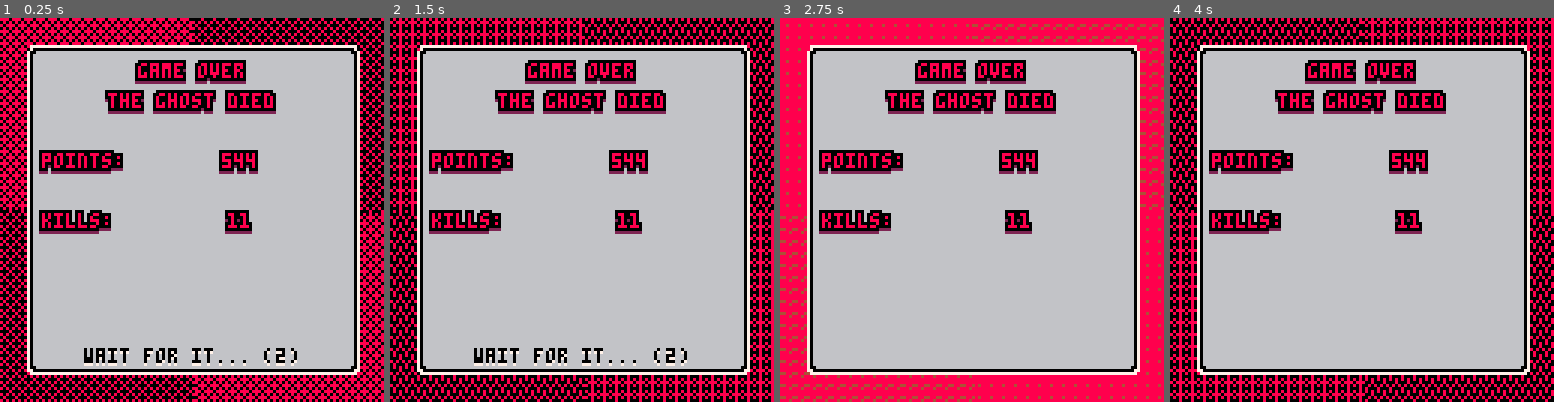
Above: before the commit, frames 1-4 (left to right).
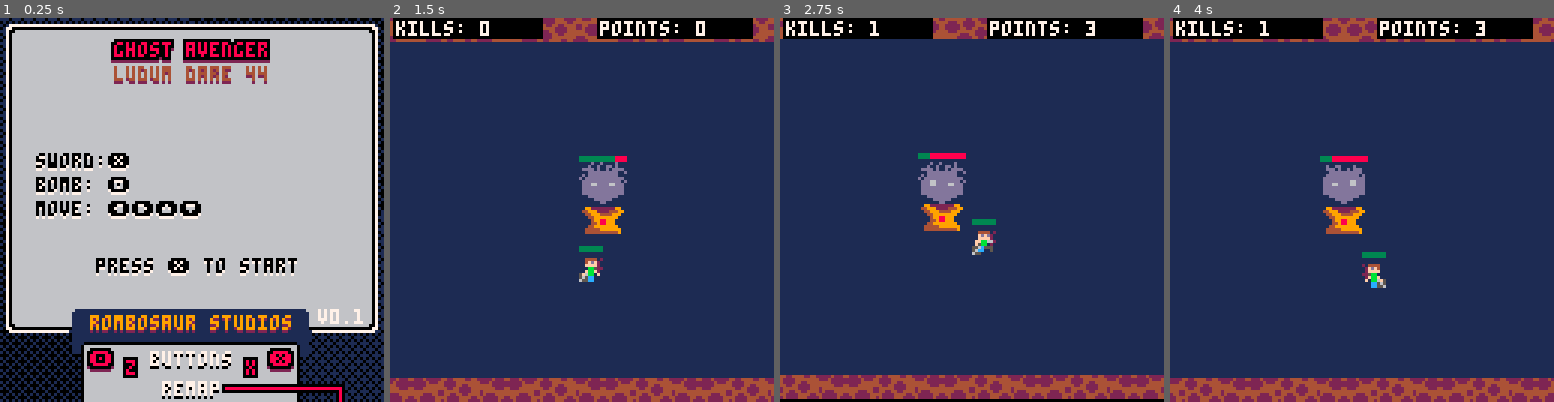
Above: after the commit, the same moments.

Repository: Rombusevil/ld44-ghost-avenger
Game: PICO-8 cartridge ld44.p8
The game is run twice, just before and just after one commit, with the same random seed, the same clock (stepped at 60 frames per second) and the same inputs.
Inputs (mouse positions are in pixels of both pictures, inside the frame that each line leads up to):
- Up to frame 1 (0.25 s): no input
- Up to frame 2 (1.5 s): tap X (X key) at 0.33, 1.07 s; click (670, 121) at 0.67 s; tap O (Z key) at 0.7 s; click (436, 267) at 1.22 s
- Up to frame 3 (2.75 s): hold Right 1.6-2.1 s; tap O (Z key) at 1.7, 2.1, 2.5 s; click (887, 114) at 1.77 s; tap X (X key) at 1.85 s; hold Up 2.15-2.42 s; click (952, 259) at 2.32 s; hold Right from 2.47 s (still down)
- Up to frame 4 (4 s): click (1404, 106) at 2.87 s; tap O (Z key) at 2.9, 3.3, 3.7 s; tap X (X key) at 2.97 s; release Right at 3.03 s; hold Left 3.08-3.58 s; click (1465, 256) at 3.42 s; hold Down 3.63-3.97 s; click (1231, 102) at 3.97 s

The runs differ from the first frame. In frame 1, 47% of the frame differs, in the area x 0-100%, y 0-100%; in frame 2, 98%; in frame 3, 99%; in frame 4, 98%.

Commit message:
Some sfx

Diff:
--- a/game_state.lua
+++ b/game_state.lua
@@ -130,11 +130,12 @@
                     end
 
                     g:hurt(g.mhealth/4)
-                    -- TODO: explosion sound
+                    sfx(6)
                 end
             end
 
             if btnp(5) then -- "X"
+                if(not e.atk)sfx(3)
                 e.atk=true
                 e.swrd:atk()
                 e:set_anim(3) -- attack
@@ -173,6 +174,7 @@
             if not self.flickerer.is_flickering then
                 e:flicker(10)
                 if(e.health>0)e.health-=dmg
+                sfx(1)
             end
         end
 
@@ -220,6 +222,7 @@
             if not self.flickerer.is_flickering then
                 e:flicker(4)
                 if(e.health>0)e.health-=dmg
+                sfx(2)
             end
         end
 
@@ -260,6 +263,7 @@
                 bt+=1
                 ct+=1
                 p+=3
+                sfx(4)
                 return
             end
 
@@ -343,6 +347,7 @@
             if d > 99 or not self.flickerer.is_flickering then
                 e:flicker(15)
                 e.hp-=d
+                sfx(5)
             end
         end
 
@@ -389,6 +394,7 @@
                 if e.tick > fq then
                     if e.f == 0 then
                         local z=zombie(x+8,y+8,h,g) add(updas,z) add(draws,z)
+                        sfx(0)
                     end
 
                     e.f=1
@@ -415,6 +421,7 @@
         function e:hurt(d)
             e:flicker(3)
             e.health-=d
+            sfx(5)
         end
 
         function e:freeze(flag)
@@ -453,6 +460,7 @@
                     z:hurt(100)
                 end
                 e.kill=true -- defer killing to next tick
+                sfx(6)
             end
         end
 
@@ -489,6 +497,7 @@
                     del(draws, e)
                     del(clos, e)
                     p+=50
+                    sfx(8)
                 end
             end
 
@@ -502,6 +511,7 @@
                     s:freeze(true)
                 end
                 e:flicker(e.expiry)
+                sfx(7)
             end
         end
 
--- a/ld44.p8
+++ b/ld44.p8
@@ -1,5 +1,5 @@
 pico-8 cartridge // http://www.pico-8.com
-version 15
+version 16
 __lua__
 -- made with super-fast-framework
 
@@ -448,9 +448,11 @@
                         z:hurt(100)
                     end
                     g:hurt(g.mhealth/4)
+                    sfx(6)
                 end
             end
             if btnp(5) then
+                if(not e.atk)sfx(3)
                 e.atk=true
                 e.swrd:atk()
                 e:set_anim(3)
@@ -481,6 +483,7 @@
             if not self.flickerer.is_flickering then
                 e:flicker(10)
                 if(e.health>0)e.health-=dmg
+                sfx(1)
             end
         end
         return e
@@ -519,6 +522,7 @@
             if not self.flickerer.is_flickering then
                 e:flicker(4)
                 if(e.health>0)e.health-=dmg
+                sfx(2)
             end
         end
         return e
@@ -552,6 +556,7 @@
                 bt+=1
                 ct+=1
                 p+=3
+                sfx(4)
                 return
             end
             if not e.fr then
@@ -619,6 +624,7 @@
             if d > 99 or not self.flickerer.is_flickering then
                 e:flicker(15)
                 e.hp-=d
+                sfx(5)
             end
         end
         function e:freeze(flag)
@@ -654,6 +660,7 @@
                 if e.tick > fq then
                     if e.f == 0 then
                         local z=zombie(x+8,y+8,h,g) add(updas,z) add(draws,z)
+                        sfx(0)
                     end
                     e.f=1
                     if e.tick > e.co then
@@ -674,6 +681,7 @@
         function e:hurt(d)
             e:flicker(3)
             e.health-=d
+            sfx(5)
         end
         function e:freeze(flag)
             e.fr=flag
@@ -704,6 +712,7 @@
                     z:hurt(100)
                 end
                 e.kill=true
+                sfx(6)
             end
         end
         return e
@@ -734,6 +743,7 @@
                     del(draws, e)
                     del(clos, e)
                     p+=50
+                    sfx(8)
                 end
             end
             if collides(h,e) and e.f then
@@ -746,6 +756,7 @@
                     s:freeze(true)
                 end
                 e:flicker(e.expiry)
+                sfx(7)
             end
         end
         return e
@@ -922,8 +933,8 @@
 -- to enable mouse support uncomment all of the following commented lines:
 -- poke(0x5f2d, 1) -- enables mouse support
 function _init()
-    --curstate=menu_state()
-    curstate=gameover_state(544,11,true)
+    curstate=menu_state()
+    --curstate=gameover_state(544,11,true)
     -- curstate=win_state(543,140)
 end
 
--- a/main.lua
+++ b/main.lua
@@ -21,8 +21,8 @@
 -- to enable mouse support uncomment all of the following commented lines:
 -- poke(0x5f2d, 1) -- enables mouse support
 function _init()
-    --curstate=menu_state()
-    curstate=gameover_state(544,11,true)
+    curstate=menu_state()
+    --curstate=gameover_state(544,11,true)
     -- curstate=win_state(543,140)
 end
 
Not shown, changed: the music (__music__) section of ld44.p8
Not shown, changed: the sound effects (__sfx__) section of ld44.p8
